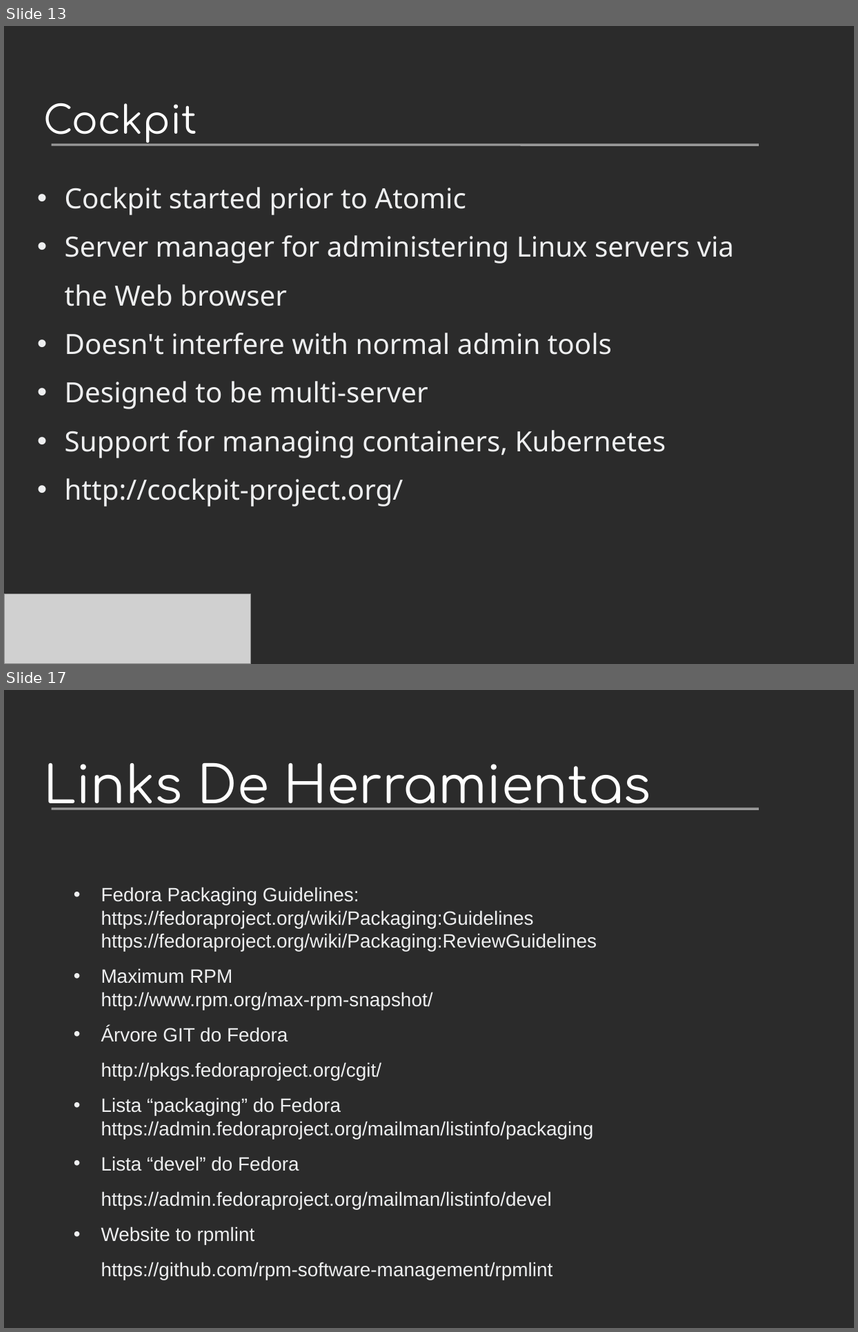
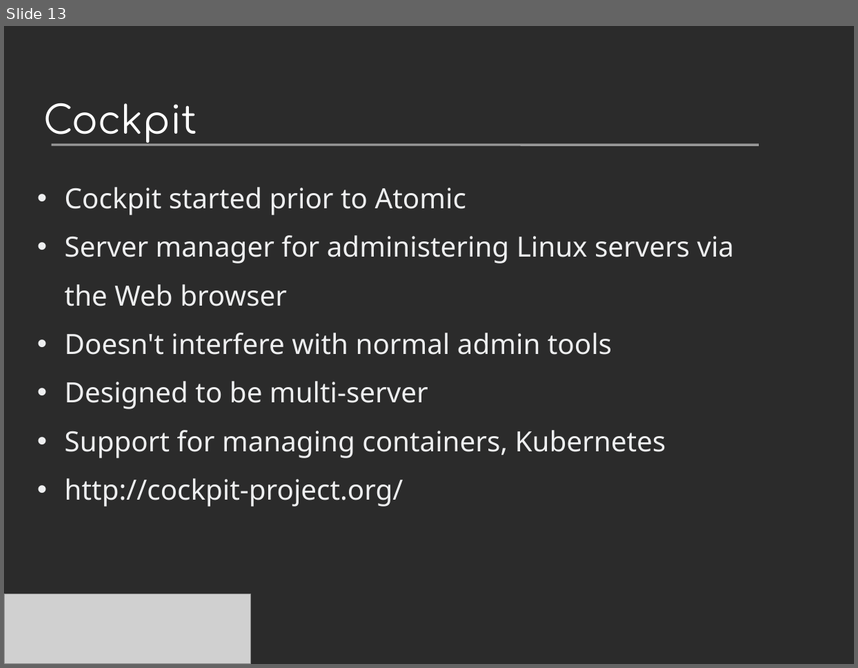
Before and after one commit to villadalmine/arg-fedora, a slide deck: Presentaciones/Devopconf2015/ProyectoAtomic.odp. Shown one above the other, each under a label of ours: slides 13 and 17 before the commit, slide 13 after it; the slides between them are not shown. The pictures are 858x1332 and 858x668 pixels, drawn with LibreOffice and Linux fonts; fonts in the diff are those of the drawing; grey boxes stand for pictures; background and template pictures are left out; a plain dark background stands for a picture behind light text. Boxes give left, top, right and bottom in pixels: in the first picture for what was removed or moved away, otherwise in the second. Text is boxed around its words. In the diff, an @@ line names an element or a change of style, - is before the commit and + after.

```diff
--- a/Presentaciones/Devopconf2015/ProyectoAtomic.odp
+++ b/Presentaciones/Devopconf2015/ProyectoAtomic.odp
@@ slide 17 removed at bbox=[4, 690, 854, 1328], background picture (left out); not listed: 1 template element that a slide beside it also shows @@
@@ title removed at bbox=[43, 763, 651, 810] @@
-Links De Herramientas
@@ text removed at bbox=[101, 887, 597, 1279] @@
-  • Fedora Packaging Guidelines:
-    https://fedoraproject.org/wiki/Packaging:Guidelines
-    https://fedoraproject.org/wiki/Packaging:ReviewGuidelines
-  • Maximum RPM
-    http://www.rpm.org/max-rpm-snapshot/
-  • Árvore GIT do Fedora
-  http://pkgs.fedoraproject.org/cgit/
-  • Lista “packaging” do Fedora
-    https://admin.fedoraproject.org/mailman/listinfo/packaging
-  • Lista “devel” do Fedora
-  https://admin.fedoraproject.org/mailman/listinfo/devel
-  • Website to rpmlint
-  https://github.com/rpm-software-management/rpmlint
```
Also in this commit, not shown: 3 slides changed, 21 slides added, 2 other slides removed, 3 other files.
